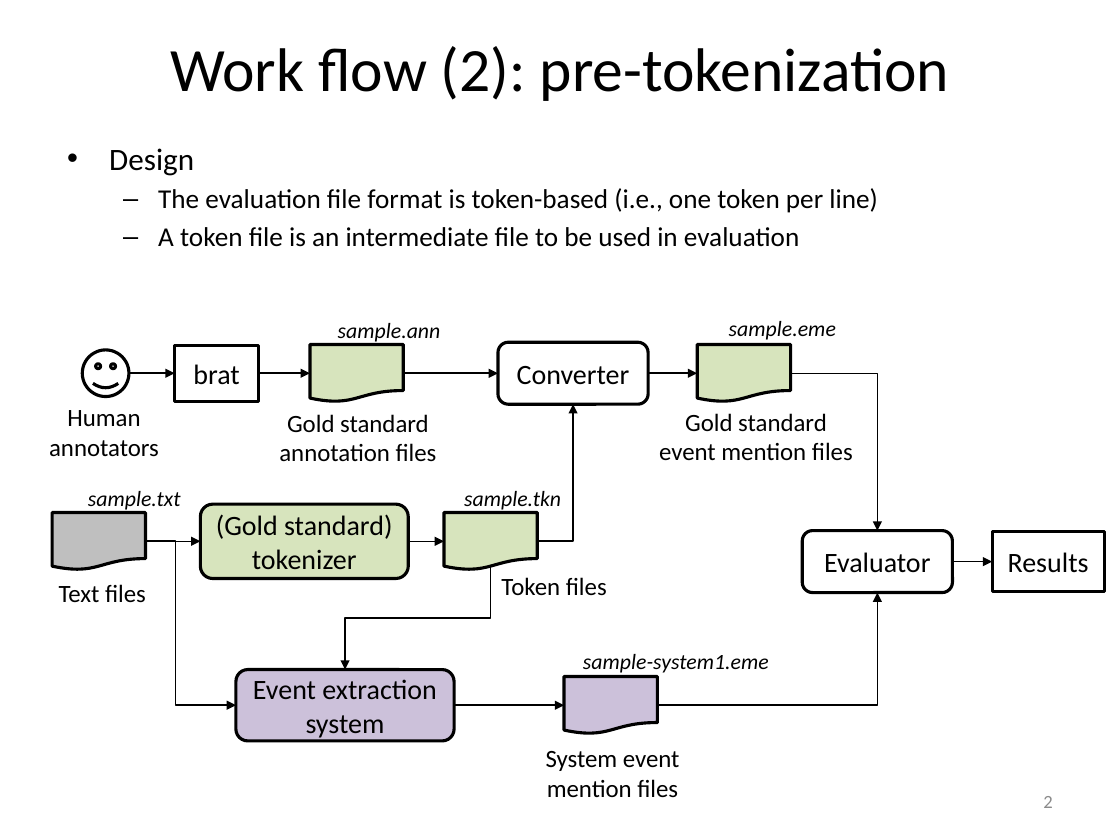
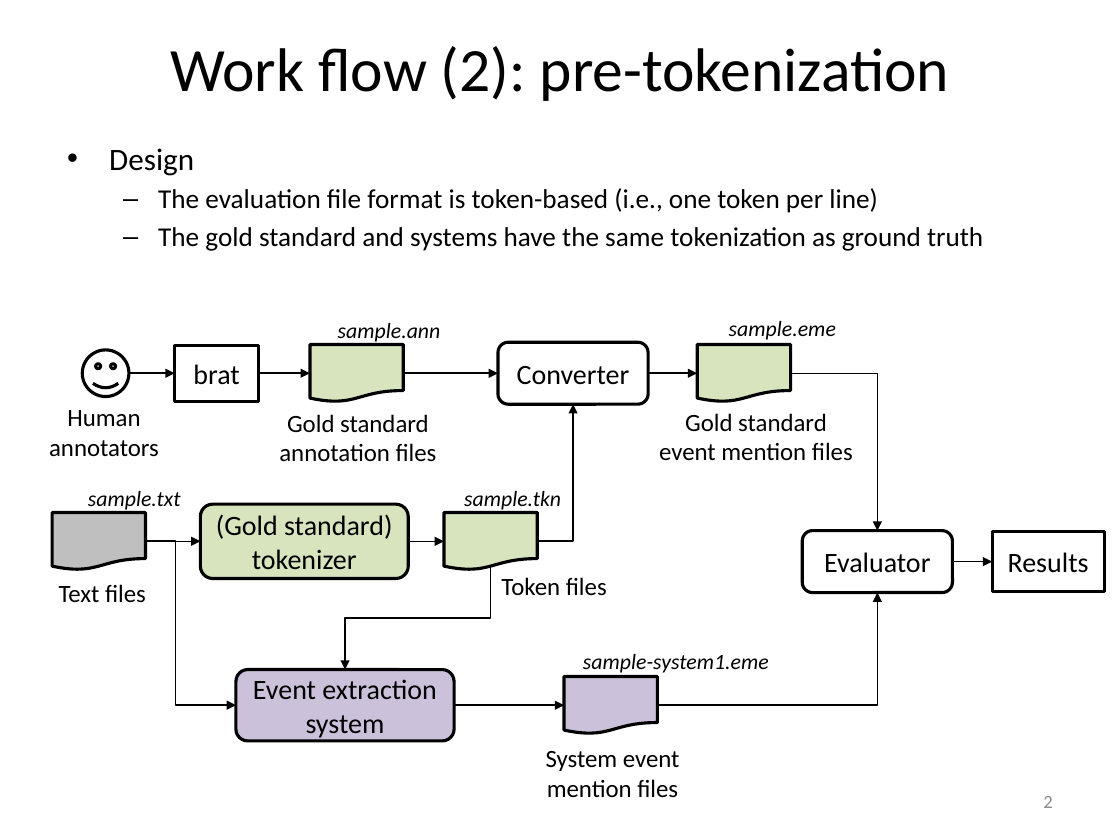
Before and after one commit to hunterhector/EvmEval, a slide deck: slide 2 of doc/evm-eval-work-flow.pptx. Drawn at 1120x840 pixels with LibreOffice and Linux fonts; fonts in the diff are those of the drawing. Boxes give left, top, right and bottom in pixels: in the first picture for what was removed or moved away, otherwise in the second. Text is boxed around its words. In the diff, an @@ line names an element or a change of style, - is before the commit and + after.

```diff
--- a/doc/evm-eval-work-flow.pptx
+++ b/doc/evm-eval-work-flow.pptx
@@ text at bbox=[158, 227, 983, 251]: text changed @@
-  – A token file is an intermediate file to be used in evaluation
+  – The gold standard and systems have the same tokenization as ground truth
```
Also in this commit, not shown: 1 other slide changed.
